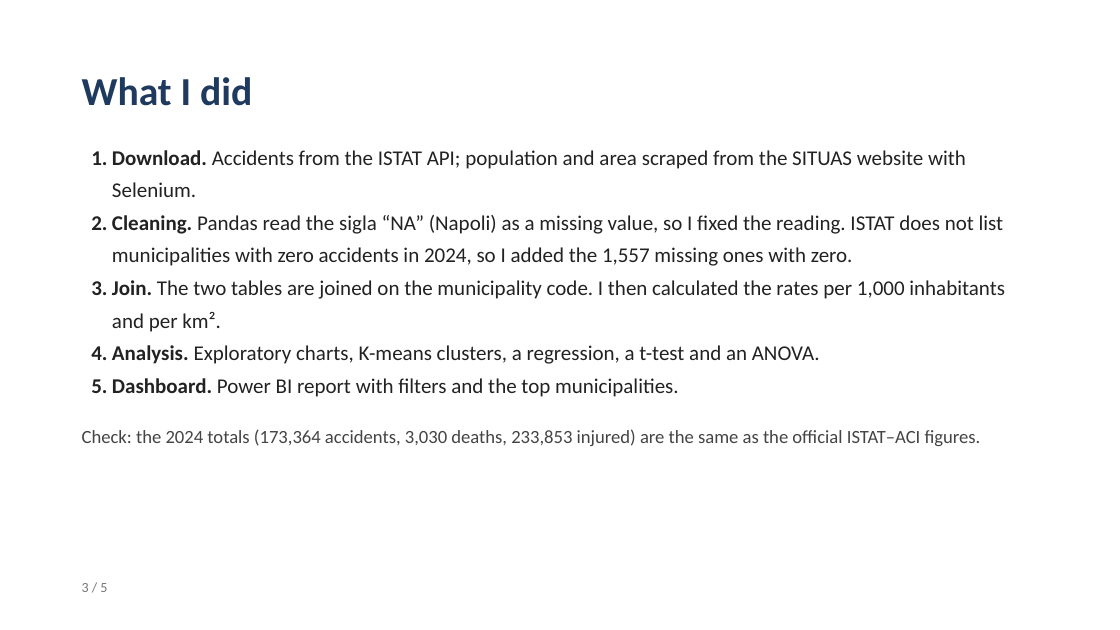
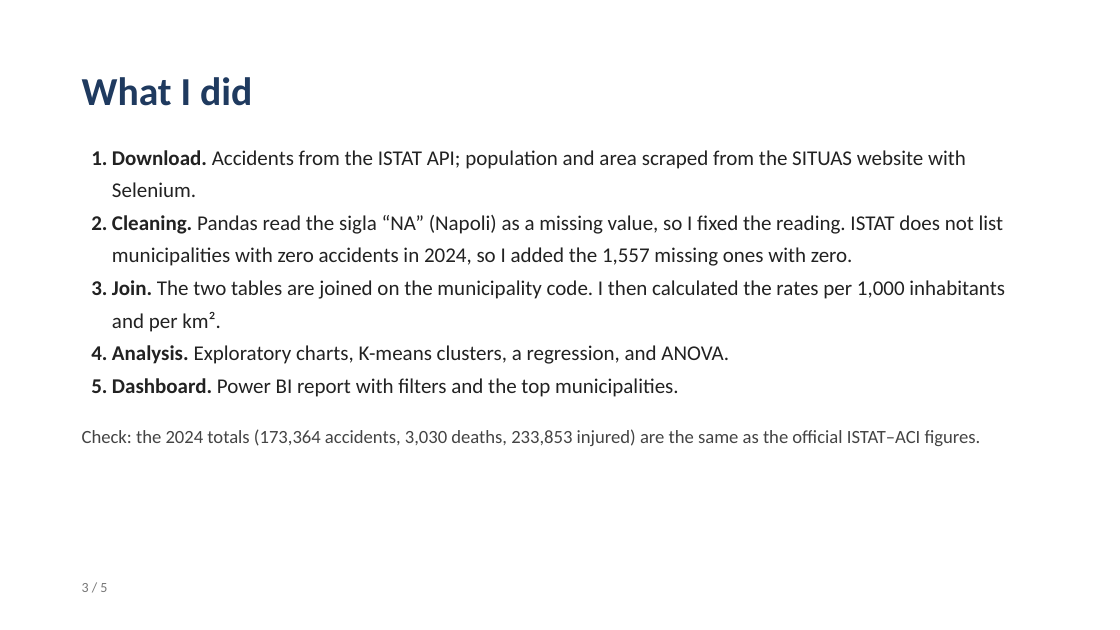
Before and after one commit to martinafurian/istat-accidents-analysis, a slide deck: slide 3 of ISTAT Road Accidents – Capstone.pptx. Drawn at 1120x630 pixels with LibreOffice and Linux fonts; fonts in the diff are those of the drawing. Boxes give left, top, right and bottom in pixels: in the first picture for what was removed or moved away, otherwise in the second. Text is boxed around its words. In the diff, an @@ line names an element or a change of style, - is before the commit and + after.

Commit message:
Update deck

```diff
--- a/ISTAT Road Accidents – Capstone.pptx
+++ b/ISTAT Road Accidents – Capstone.pptx
@@ text at (112, 345, 729, 364): text changed @@
-4. Analysis. Exploratory charts, K-means clusters, a regression, a t-test and an ANOVA.
+4. Analysis. Exploratory charts, K-means clusters, a regression, and ANOVA.
```
Also in this commit, not shown: 2 other slides changed.
